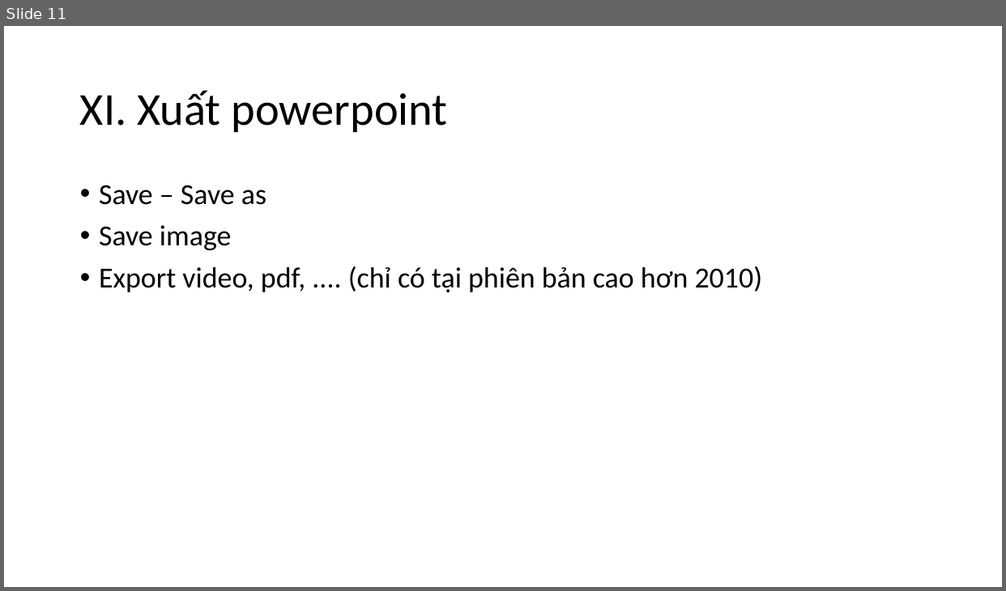
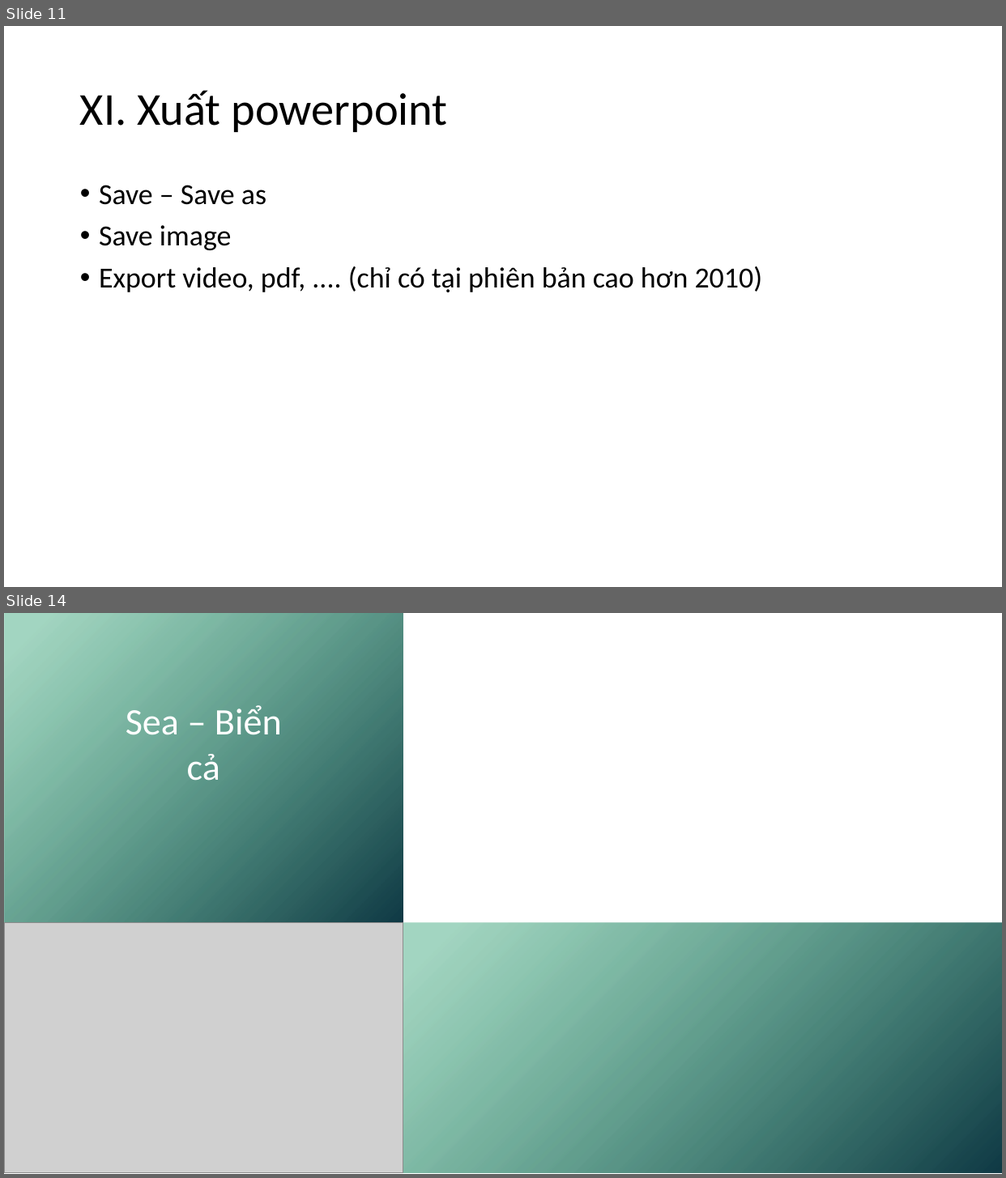
Before and after one commit to tranthanhbinh2603/PPTmasterclassV6_Powerpoint_from_A_to_Z, a slide deck: Powerpoint cơ bản.pptx. Shown one above the other, each under a label of ours: slide 11 before the commit, slides 11 and 14 after it; the slides between them are not shown. The pictures are 1006x591 and 1006x1178 pixels, drawn with LibreOffice and Linux fonts; fonts in the diff are those of the drawing; grey boxes stand for pictures. Boxes give left, top, right and bottom in pixels: in the first picture for what was removed or moved away, otherwise in the second. Text is boxed around its words. In the diff, an @@ line names an element or a change of style, - is before the commit and + after.

```diff
--- a/Powerpoint cơ bản.pptx
+++ b/Powerpoint cơ bản.pptx
@@ slide 14 added at [4,613,1002,1174], background #FFFFFF @@
@@ rectangle added at [4,613,403,923], fill gradient #149460 to #103945 @@
@@ text added at [126,705,282,781], 36 pt, text #FFFFFF @@
+Sea – Biển cả
@@ picture added at [4,923,403,1173] @@
@@ rectangle added at [403,923,1002,1173], fill gradient #149460 to #103945 @@
```
Also in this commit, not shown: 3 other slides added, 1 slide removed.
